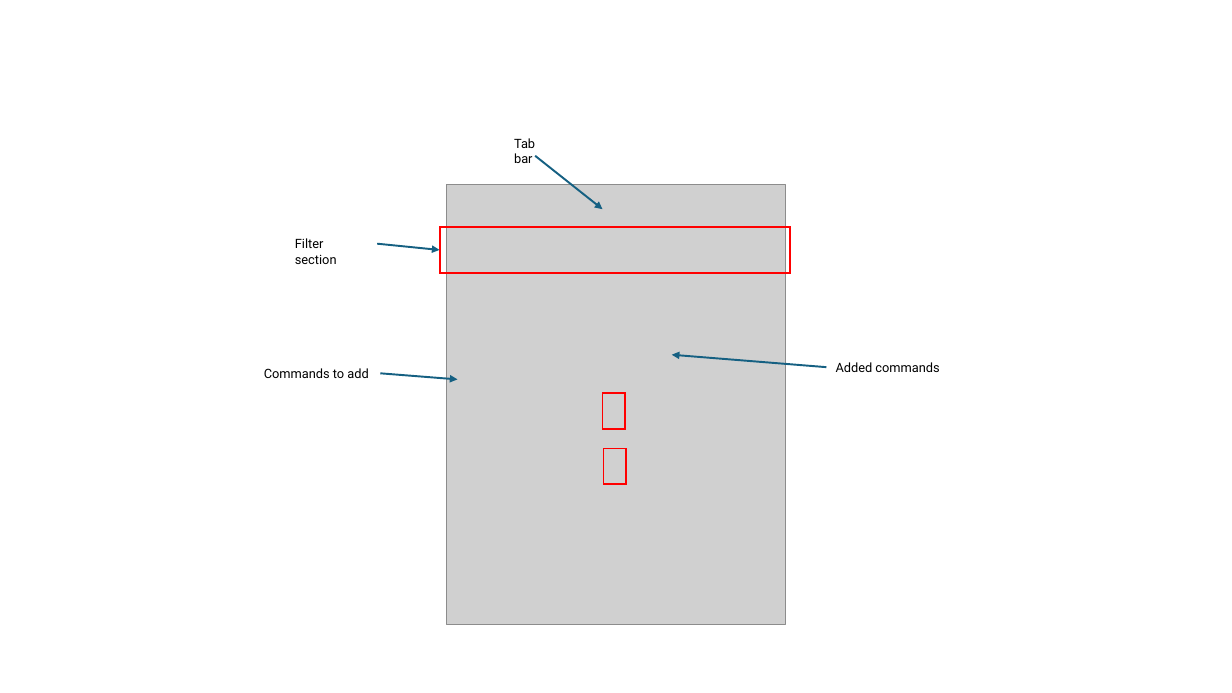
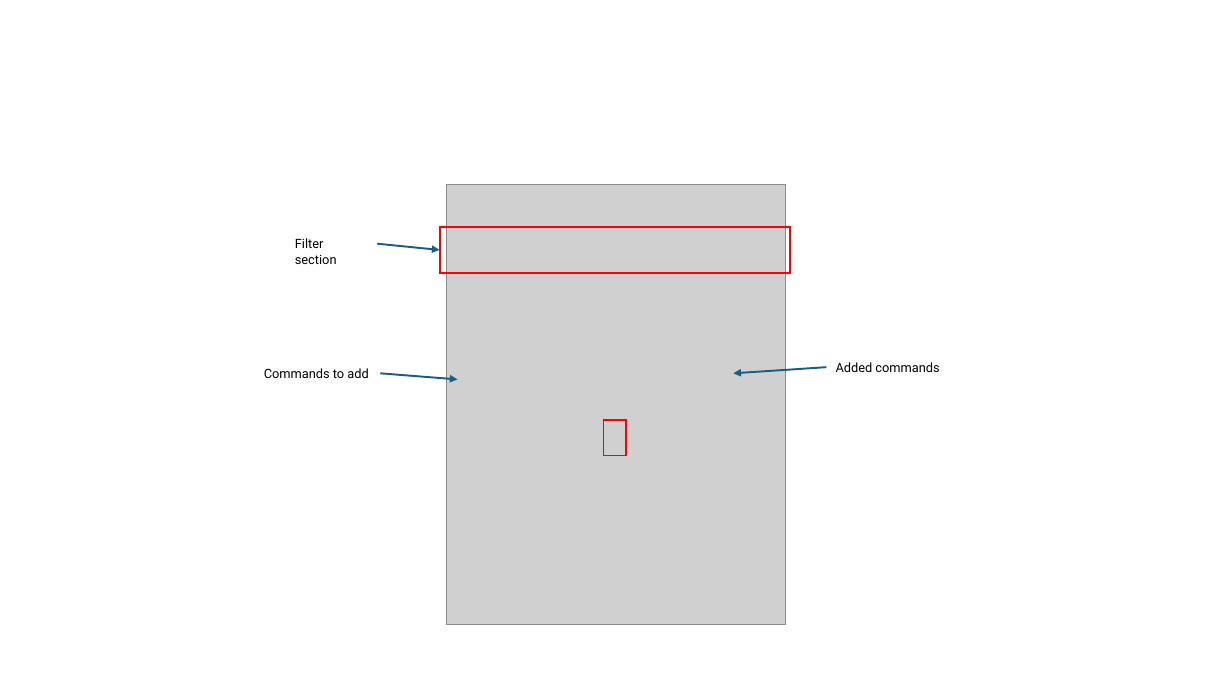
Before and after one commit to geolta/FreeCAD-Ribbon, a slide deck: slide 5 of Wiki pictures.pptx (slide 4 before the commit). Drawn at 1232x693 pixels with LibreOffice and Linux fonts; fonts in the diff are those of the drawing; grey boxes stand for pictures. Boxes give left, top, right and bottom in pixels: in the first picture for what was removed or moved away, otherwise in the second. Text is boxed around its words. In the diff, an @@ line names an element or a change of style, - is before the commit and + after.

```diff
--- a/Wiki pictures.pptx
+++ b/Wiki pictures.pptx
@@ text removed at (514,138,535,163) @@
-Tab bar
@@ arrow removed from (535, 156) to (603, 209) @@
@@ arrow moved from (826, 367) - (672, 355) to (826, 367) - (734, 373) @@
@@ rectangle: place and size @@
-rectangle at (603,394,625,429)
+rectangle at (604,421,626,456)
@@ rectangle removed at (604,448,626,483) @@
```
Also in this commit, not shown: 2 other slides changed, 5 slides added, 3 other files.
